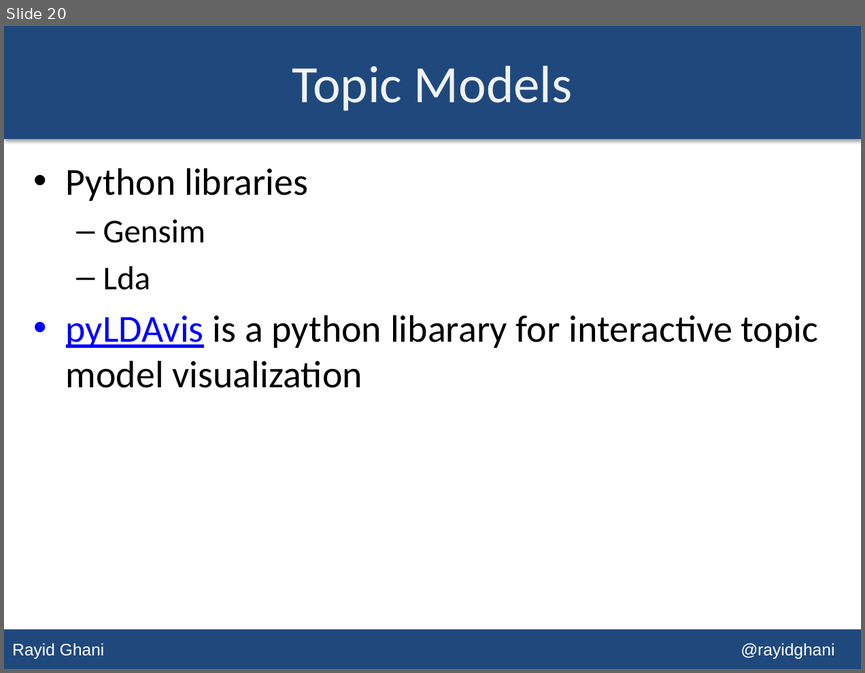
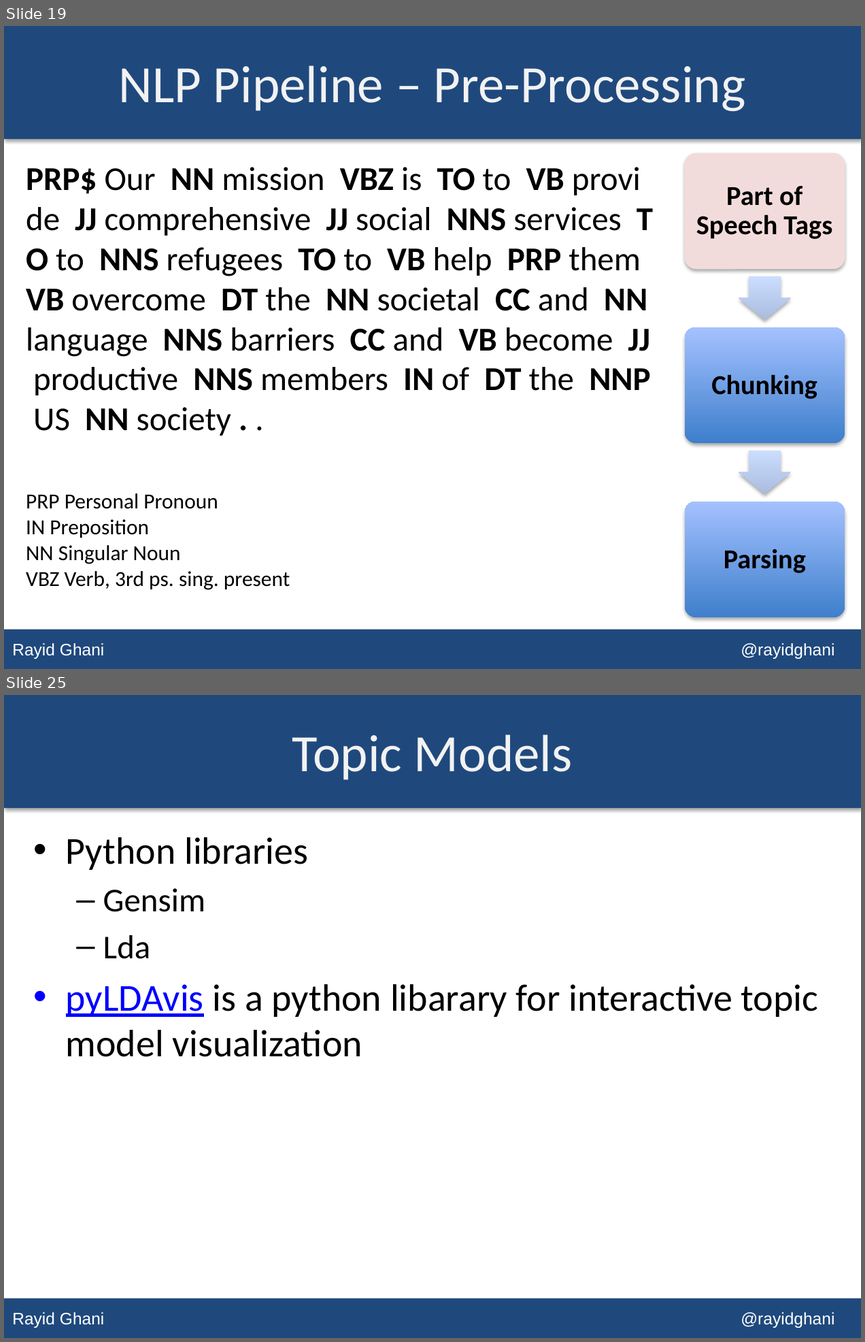
Before and after one commit to dssg/MLforPublicPolicy, a slide deck: Lectures/Lecture 12 - Text Analysis.pptx. Shown one above the other, each under a label of ours: slide 20 before the commit, slides 19 and 25 after it; the slides between them are not shown. The pictures are 865x673 and 865x1342 pixels, drawn with LibreOffice and Linux fonts; fonts in the diff are those of the drawing. Boxes give left, top, right and bottom in pixels: in the first picture for what was removed or moved away, otherwise in the second. Text is boxed around its words. In the diff, an @@ line names an element or a change of style, - is before the commit and + after.

Commit message:
updated text analysis lecture

```diff
--- a/Lectures/Lecture 12 - Text Analysis.pptx
+++ b/Lectures/Lecture 12 - Text Analysis.pptx
@@ slide 19 added at [4,26,861,669], background #FFFFFF; not listed: 2 template elements that a slide beside it also shows @@
@@ title added at [119,65,745,112], 44 pt, text #F2F2F2 @@
+NLP Pipeline – Pre-Processing
@@ text added at [26,167,651,435], 28 pt, text #000000 @@
+PRP$ Our NN mission VBZ is TO to VB provide JJ comprehensive JJ social NNS services TO to NNS refugees TO to VB help PRP them VB overcome DT the NN societal CC and NN language NNS barriers CC and VB become JJ productive NNS members IN of DT the NNP US NN society . .
@@ text added at [26,493,290,590], 18 pt, text #000000 @@
+PRP Personal Pronoun
+IN Preposition
+NN Singular Noun
+VBZ Verb, 3rd ps. sing. present
@@ group added at [684,152,844,616]: 3 rounded rectangles, 3 texts, 2 right arrows @@
+Part of Speech Tags
+Chunking
+Parsing
@@ what was slide 20 is now slide 25 @@
```
Also in this commit, not shown: 4 slides changed, 18 other slides added, 4 slides removed, 1 other file.
